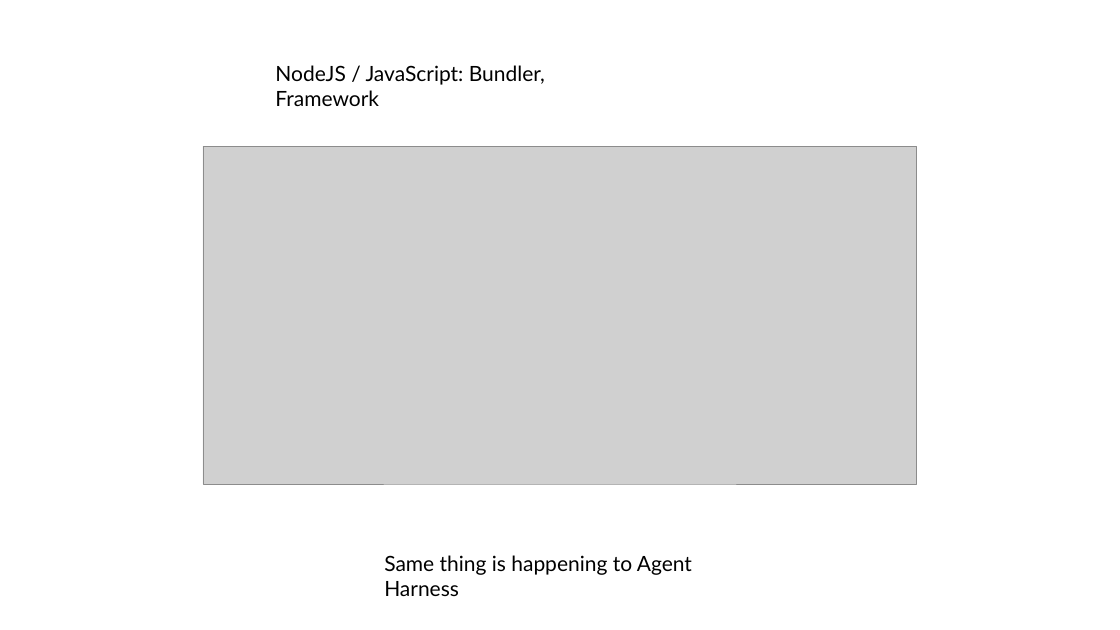
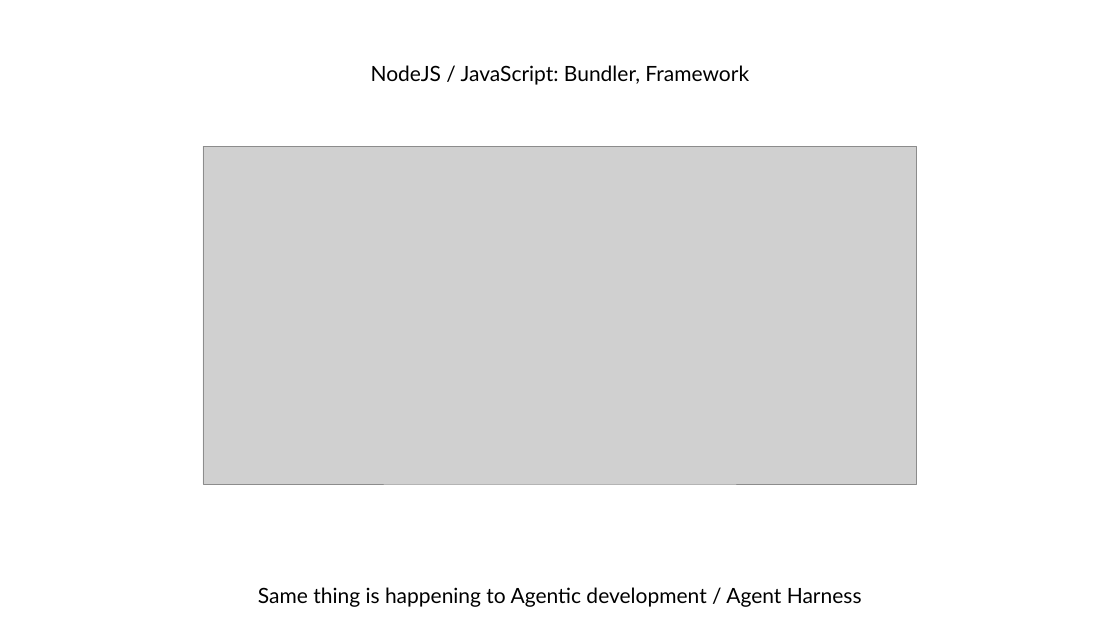
Before and after one commit to carlosmarte/knowledge-base-documentation, a slide deck: slide 1 of conference-presentations/agent-harness-sdks/LDE Agent SDK and Custom Agent Harness.pptx. Drawn at 1120x630 pixels with LibreOffice and Linux fonts; fonts in the diff are those of the drawing; grey boxes stand for pictures. Boxes give left, top, right and bottom in pixels: in the first picture for what was removed or moved away, otherwise in the second. Text is boxed around its words. In the diff, an @@ line names an element or a change of style, - is before the commit and + after.

```diff
--- a/conference-presentations/agent-harness-sdks/LDE Agent SDK and Custom Agent Harness.pptx
+++ b/conference-presentations/agent-harness-sdks/LDE Agent SDK and Custom Agent Harness.pptx
@@ text "NodeJS / JavaScript: Bundler, Framework": place and size @@
-text "NodeJS / JavaScript: Bundler, Framework" at [275, 65, 545, 106]
+text "NodeJS / JavaScript: Bundler, Framework" at [371, 65, 749, 85]
@@ text "NodeJS / JavaScript: Bundler, Framework" at [371, 65, 749, 85]: alignment left to centre @@
@@ text at [258, 587, 862, 607]: text changed @@
-Same thing is happening to Agent Harness
+Same thing is happening to Agentic development / Agent Harness
```
Also in this commit, not shown: 4 other slides changed, 3 slides added, 1 slide removed, 1 other file.
